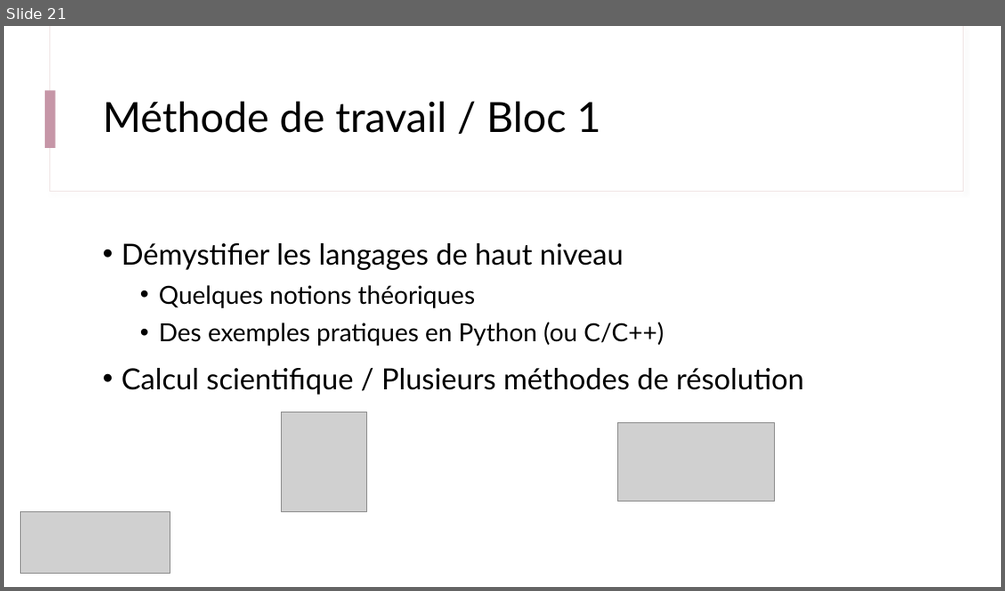
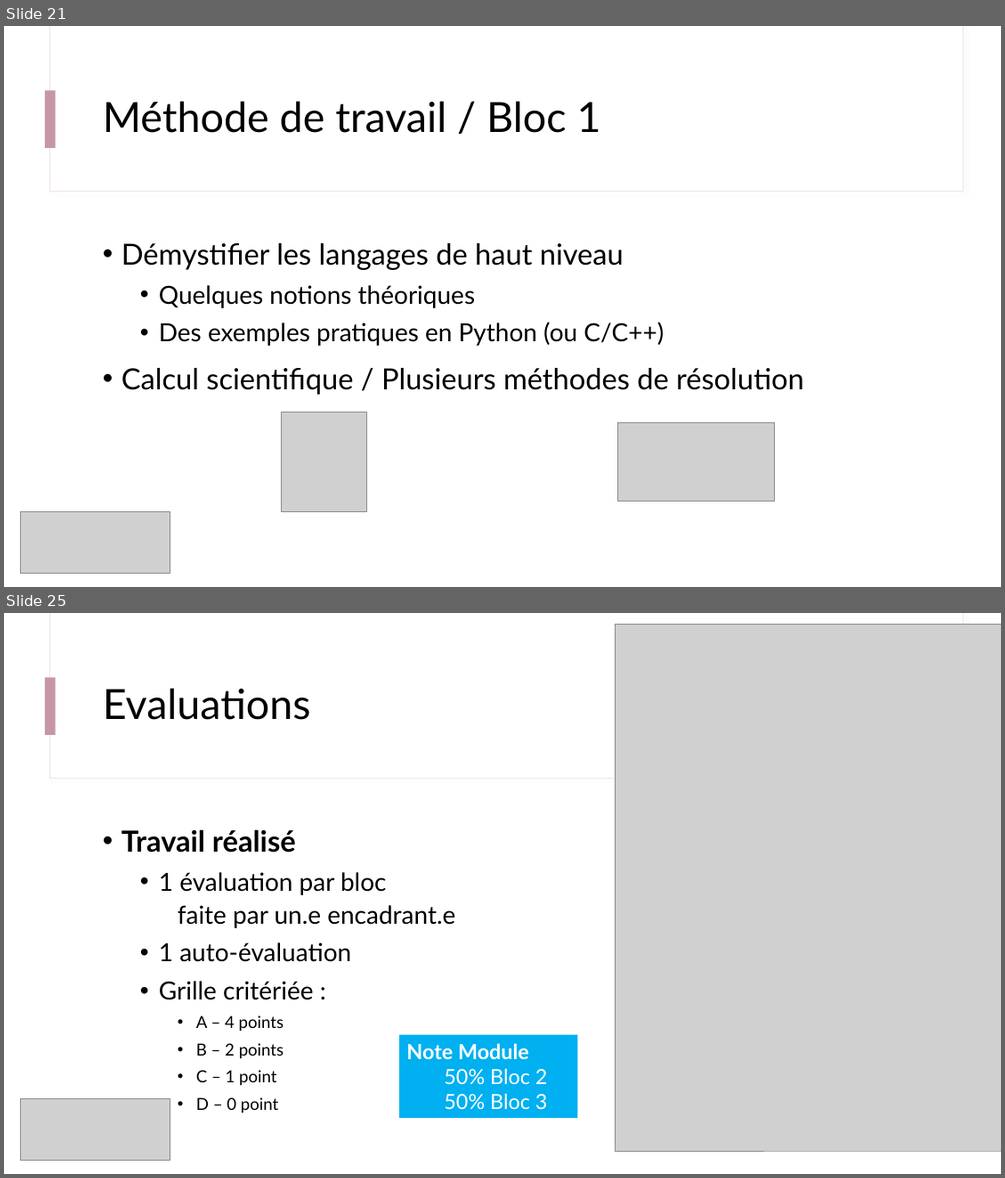
Before and after one commit to IOGS-Digital-Methods/semester-5, a slide deck: ONIP/onip_b0_intro/B0_0_Outils_Methodes.pptx. Shown one above the other, each under a label of ours: slide 21 before the commit, slides 21 and 25 after it; the slides between them are not shown. The pictures are 1005x591 and 1005x1178 pixels, drawn with LibreOffice and Linux fonts; fonts in the diff are those of the drawing; grey boxes stand for pictures. Boxes give left, top, right and bottom in pixels: in the first picture for what was removed or moved away, otherwise in the second. Text is boxed around its words. In the diff, an @@ line names an element or a change of style, - is before the commit and + after.

```diff
--- a/ONIP/onip_b0_intro/B0_0_Outils_Methodes.pptx
+++ b/ONIP/onip_b0_intro/B0_0_Outils_Methodes.pptx
@@ slide 25 added at (x1=4, y1=613, x2=1001, y2=1174), background #FFFFFF; not listed: 3 template elements that a slide beside it also shows @@
@@ picture added at (x1=615, y1=625, x2=1001, y2=1151) @@
@@ title added at (x1=103, y1=688, x2=311, y2=720), 40 pt, text #000000 @@
+Evaluations
@@ text added at (x1=121, y1=829, x2=455, y2=1113), 24 pt, text #000000 @@
+• Travail réalisé
+  • 1 évaluation par bloc
+    faite par un.e encadrant.e
+  • 1 auto-évaluation
+  • Grille critériée :
+    • A – 4 points
+    • B – 2 points
+    • C – 1 point
+    • D – 0 point
@@ rectangle added at (x1=399, y1=1035, x2=577, y2=1118), fill #00B0F0, 20 pt, text #FFFFFF @@
+Note Module
+50% Bloc 2
+50% Bloc 3
@@ picture added at (x1=20, y1=1098, x2=170, y2=1159) @@
```
Also in this commit, not shown: 1 other slide added, 4 other files.
